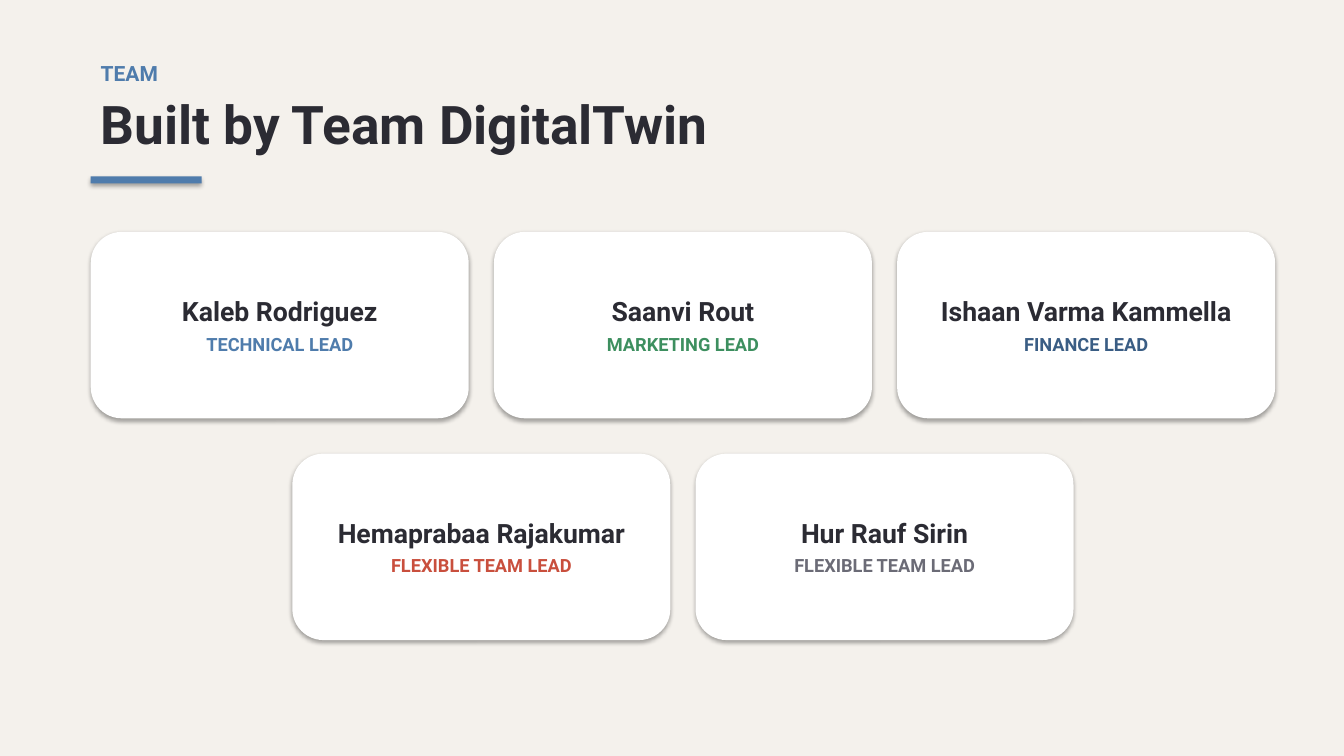
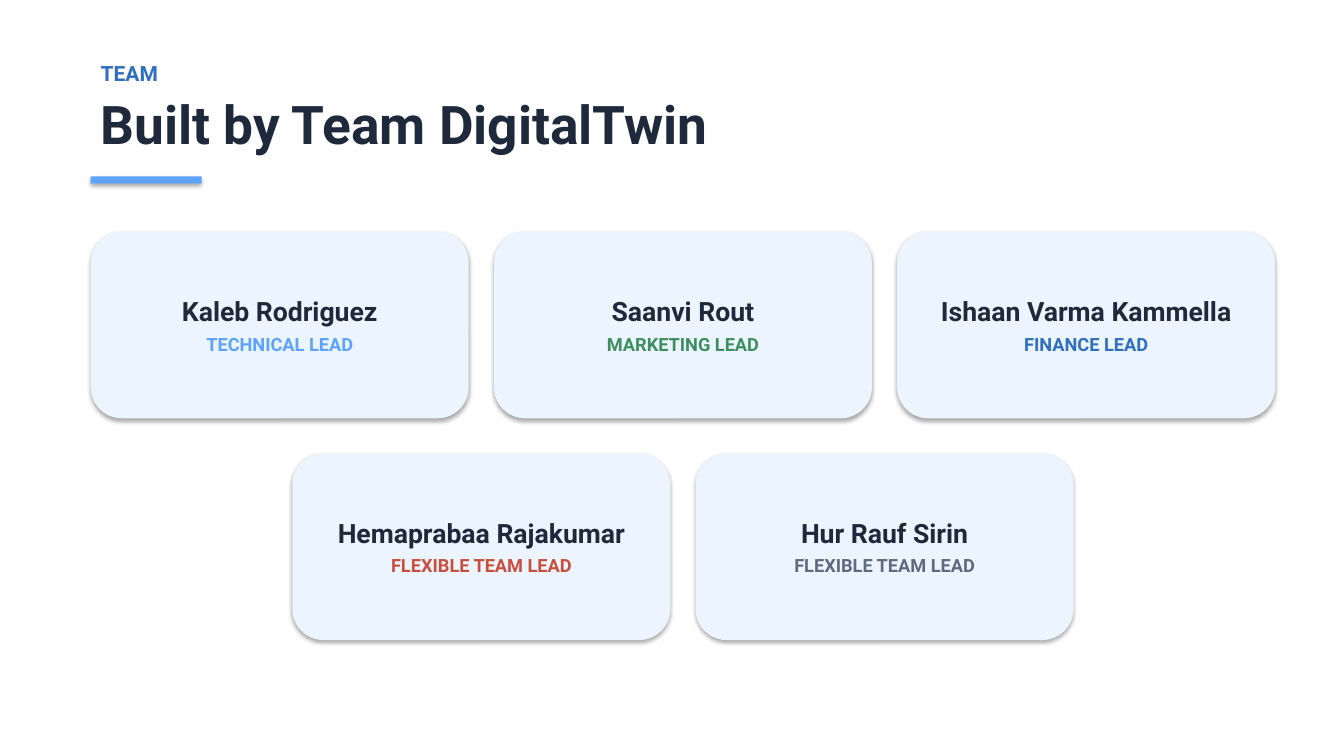
Before and after one commit to kalebrodriguez/DigitalTwin, a slide deck: slide 10 of pitch/DigitalTwin-Pitch-Deck.pptx. Drawn at 1344x756 pixels with LibreOffice and Linux fonts; fonts in the diff are those of the drawing. Boxes give left, top, right and bottom in pixels: in the first picture for what was removed or moved away, otherwise in the second. Text is boxed around its words. In the diff, an @@ line names an element or a change of style, - is before the commit and + after.

```diff
--- a/pitch/DigitalTwin-Pitch-Deck.pptx
+++ b/pitch/DigitalTwin-Pitch-Deck.pptx
@@ background #F4F1EC to #FFFFFF @@
@@ text "TEAM" at bbox=[101, 66, 707, 156]: text colour #4F7CAC to #2F6FBF in "TEAM"; text colour #2B2B33 to #1E293B in "Built by Team DigitalTwin" @@
@@ rectangle at bbox=[91, 176, 202, 184]: fill #4F7CAC to #5CA3FF @@
@@ rounded rectangle "Kaleb Rodriguez" at bbox=[91, 232, 469, 418]: text colour #2B2B33 to #1E293B in "Kaleb Rodriguez"; text colour #4F7CAC to #5CA3FF in "TECHNICAL LEAD"; fill #FFFFFF to #ECF4FF @@
@@ rounded rectangle "Saanvi Rout" at bbox=[494, 232, 872, 418]: fill #FFFFFF to #ECF4FF @@
@@ rounded rectangle "Ishaan Varma Kammella" at bbox=[897, 232, 1275, 418]: text colour #2B2B33 to #1E293B in "Ishaan Varma Kammella"; text colour #3A5D84 to #2F6FBF in "FINANCE LEAD"; fill #FFFFFF to #ECF4FF @@
@@ text in rounded rectangle at bbox=[612, 301, 754, 322]: text colour #2B2B33 to #1E293B in "Saanvi Rout" @@
@@ rounded rectangle "Hemaprabaa Rajakumar" at bbox=[292, 454, 670, 640]: fill #FFFFFF to #ECF4FF @@
@@ rounded rectangle "Hur Rauf Sirin" at bbox=[696, 454, 1074, 640]: text colour #2B2B33 to #1E293B in "Hur Rauf Sirin"; text colour #6B6B76 to #5E6B7E in "FLEXIBLE TEAM LEAD"; fill #FFFFFF to #ECF4FF @@
@@ text in rounded rectangle at bbox=[338, 523, 625, 549]: text colour #2B2B33 to #1E293B in "Hemaprabaa Rajakumar" @@
```
Also in this commit, not shown: 10 other slides changed, 14 other files.
